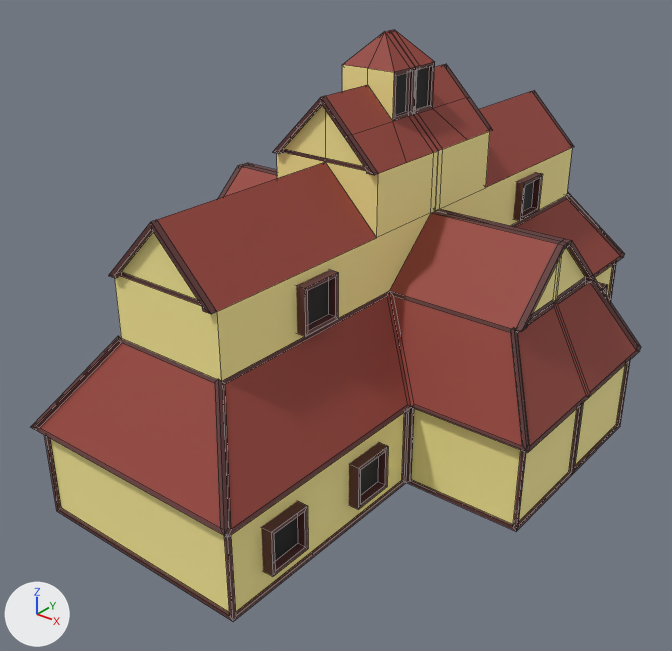
The FBX model Game/Assets/Models/vik_building1.fbx: old version first, new version second.
Camera for both pictures: a 50 mm lens placed at (8.82, -12.38, 7.88), pointed at (-0.22, -1.08, 0.88). The axes (+X, +Y, +Z) are drawn at lower left. The lights are the same throughout. Mesh edges are drawn as thin lines.
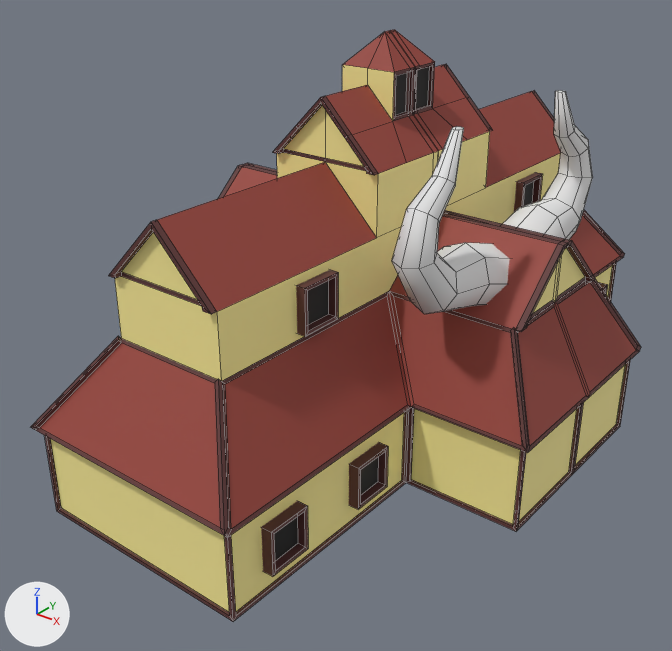
The change, as JSON lines over the scene's bpy script:
```json
{"op": "add", "block": "mat_horns", "code": ["mat_horns = principled_material('Horns')", "mat_horns.base_color = (0.8, 0.8, 0.8)  # white #e7e7e7", "mat_horns.roughness = 0.69"]}
{"op": "add", "block": "me_mesh_001", "code": ["me_mesh_001 = bpy.data.meshes.new('Mesh.001')", "me_mesh_001.from_pydata(...)  # 56 vertices, 49 faces; spans x -1.4..1.21, y -0.52..2.36, z -0.56..0.56", "me_mesh_001.materials.append(mat_horns)  # white #e7e7e7"]}
{"op": "add", "block": "ob_beziercurve_000", "code": ["ob_beziercurve_000 = bpy.data.objects.new('BezierCurve.000', me_mesh_001)", "ob_beziercurve_000.location = (2.26, 1.56, 2.42)", "ob_beziercurve_000.rotation_euler = (-1.571, 0.0, -1.571)  # degrees (-90, 0, -90)", "ob_beziercurve_000.scale = (-1.0, -1.0, -1.0)"]}
{"op": "add", "block": "ob_beziercurve_001", "code": ["ob_beziercurve_001 = bpy.data.objects.new('BezierCurve.001', me_mesh_001)", "ob_beziercurve_001.location = (2.26, -1.56, 2.42)", "ob_beziercurve_001.rotation_euler = (1.571, 0.0, -1.571)  # degrees (90, 0, -90)"]}
```

Boxes (x1, y1, x2, y2) around the edits, measured in the pictures (672 x 651 px):
```json
{"object": "BezierCurve.001", "change": "added", "after": [392, 126, 510, 314]}
{"object": "BezierCurve.000", "change": "added", "after": [503, 90, 593, 240]}
```
